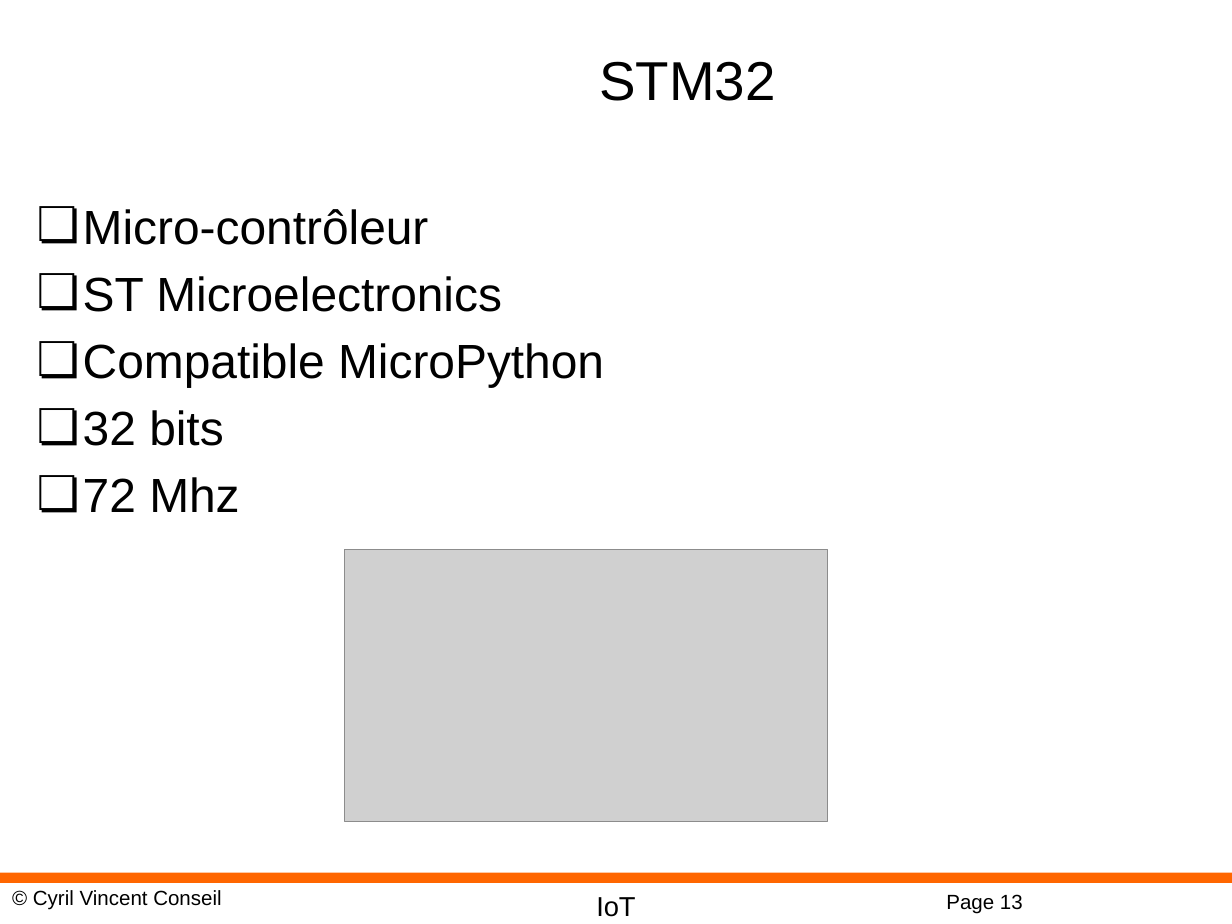
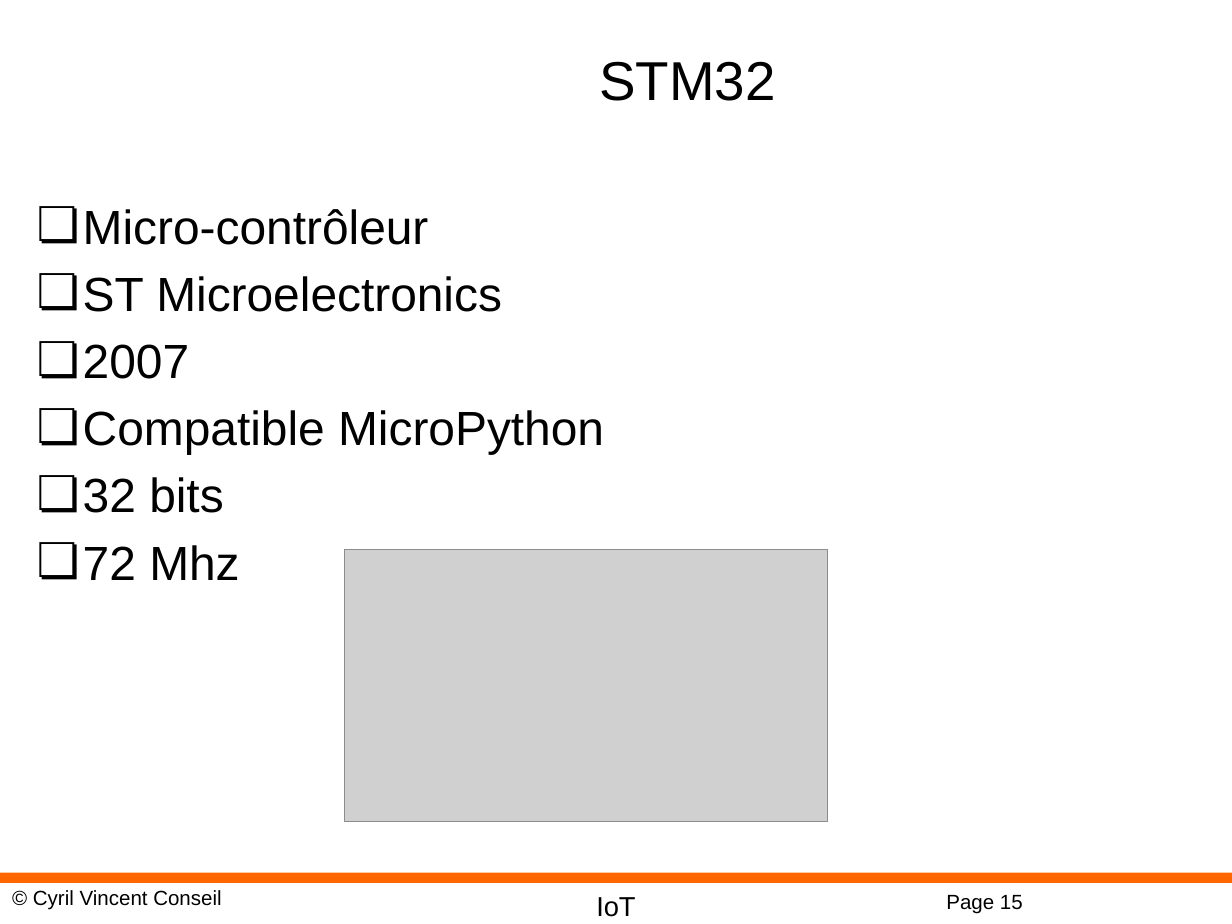
Before and after one commit to cyrilvincent/IoT, a slide deck: slide 15 of ppt/IoT01-Intro.pptx (slide 13 before the commit). Drawn at 1232x924 pixels with LibreOffice and Linux fonts; fonts in the diff are those of the drawing; grey boxes stand for pictures; background and template pictures are left out. Boxes give left, top, right and bottom in pixels: in the first picture for what was removed or moved away, otherwise in the second. Text is boxed around its words. In the diff, an @@ line names an element or a change of style, - is before the commit and + after.

```diff
--- a/ppt/IoT01-Intro.pptx
+++ b/ppt/IoT01-Intro.pptx
@@ text at (x1=83, y1=344, x2=189, y2=379): paragraph added @@
+❏ 2007
@@ page number at (x1=946, y1=895, x2=1023, y2=914): text changed @@
-Page 13
+Page 15
```
Also in this commit, not shown: 8 other slides changed, 4 slides added, 1 slide removed, 10 other files.
